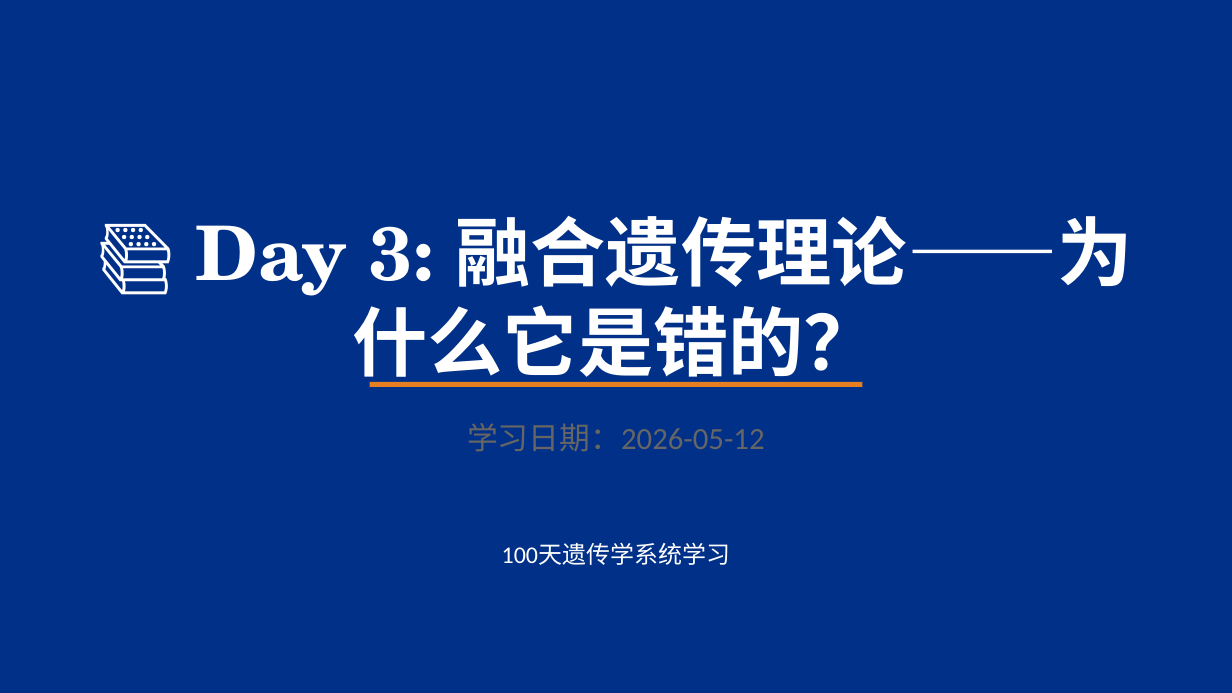
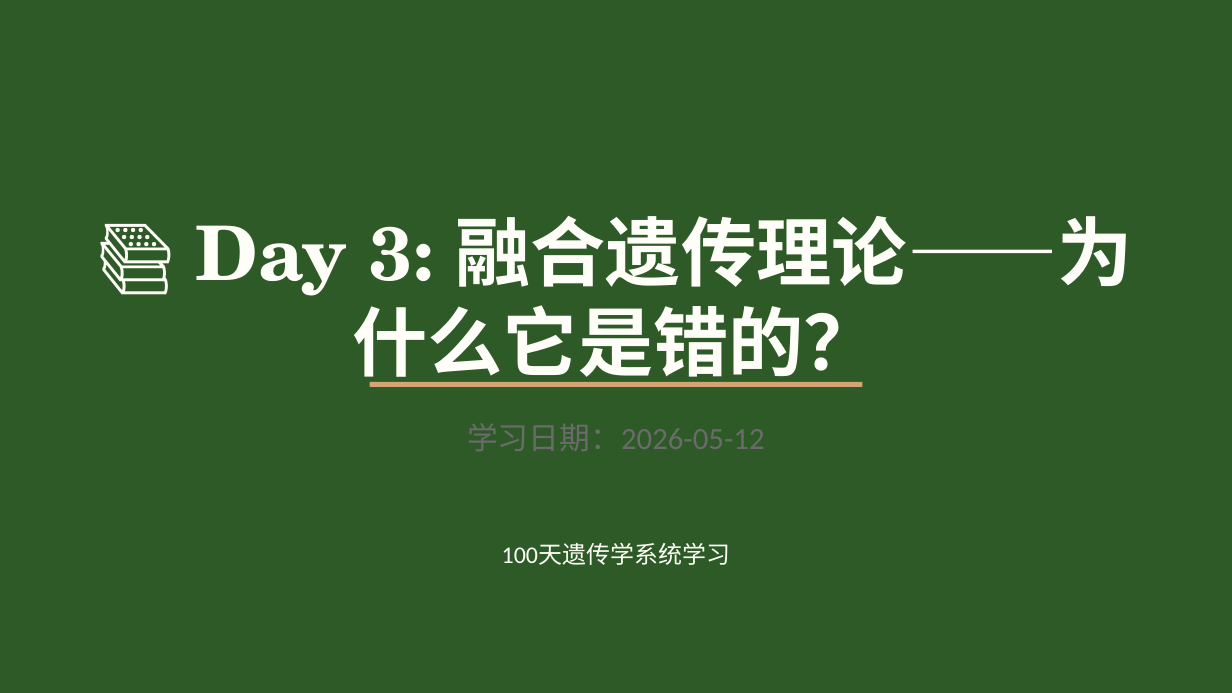
Before and after one commit to lijianguoa/genetics-learning-100-days, a slide deck: slide 1 of ppt/2026-05-12_genetics_day003.pptx. Drawn at 1232x693 pixels with LibreOffice and Linux fonts; fonts in the diff are those of the drawing. Boxes give left, top, right and bottom in pixels: in the first picture for what was removed or moved away, otherwise in the second. Text is boxed around its words. In the diff, an @@ line names an element or a change of style, - is before the commit and + after.

Commit message:
Regenerate Day3 PPT (Forest & Moss style)

```diff
--- a/ppt/2026-05-12_genetics_day003.pptx
+++ b/ppt/2026-05-12_genetics_day003.pptx
@@ background #003087 to #2D5A27 @@
@@ text "📚 Day 3: 融合遗传理论——为什么它是错的？" at bbox=[195, 216, 1133, 387]: text colour #FFFFFF to #FFFEF9 @@
@@ rectangle at bbox=[370, 382, 862, 387]: fill #E67E22 to #D4A574 @@
@@ text "学习日期：2026-05-12" at bbox=[467, 423, 765, 451]: text colour #666666 to #6B6B6B @@
@@ text "100天遗传学系统学习" at bbox=[502, 543, 730, 565]: text colour #FFFFFF to #FFFEF9 @@
```
Also in this commit, not shown: 11 other slides changed.
